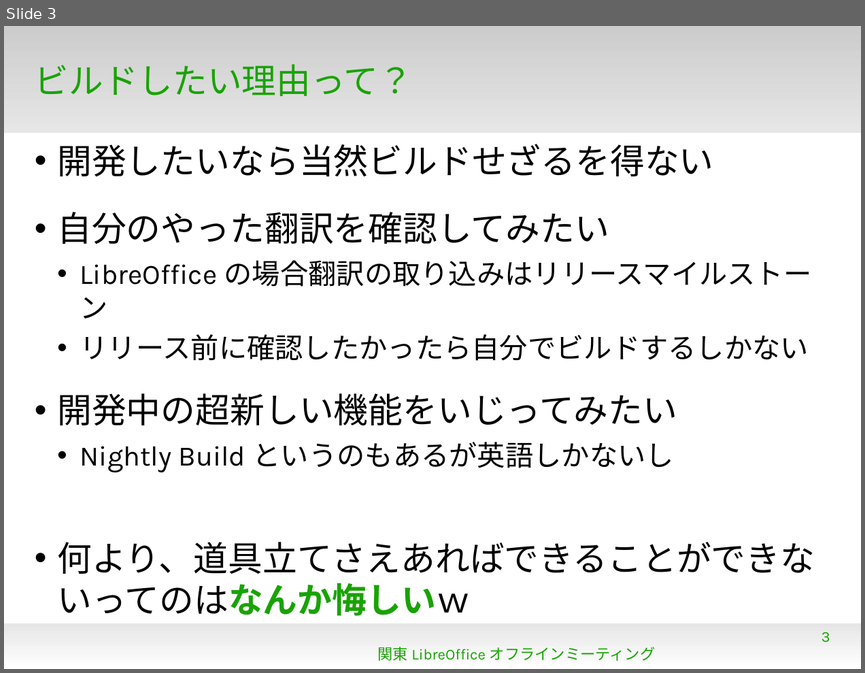
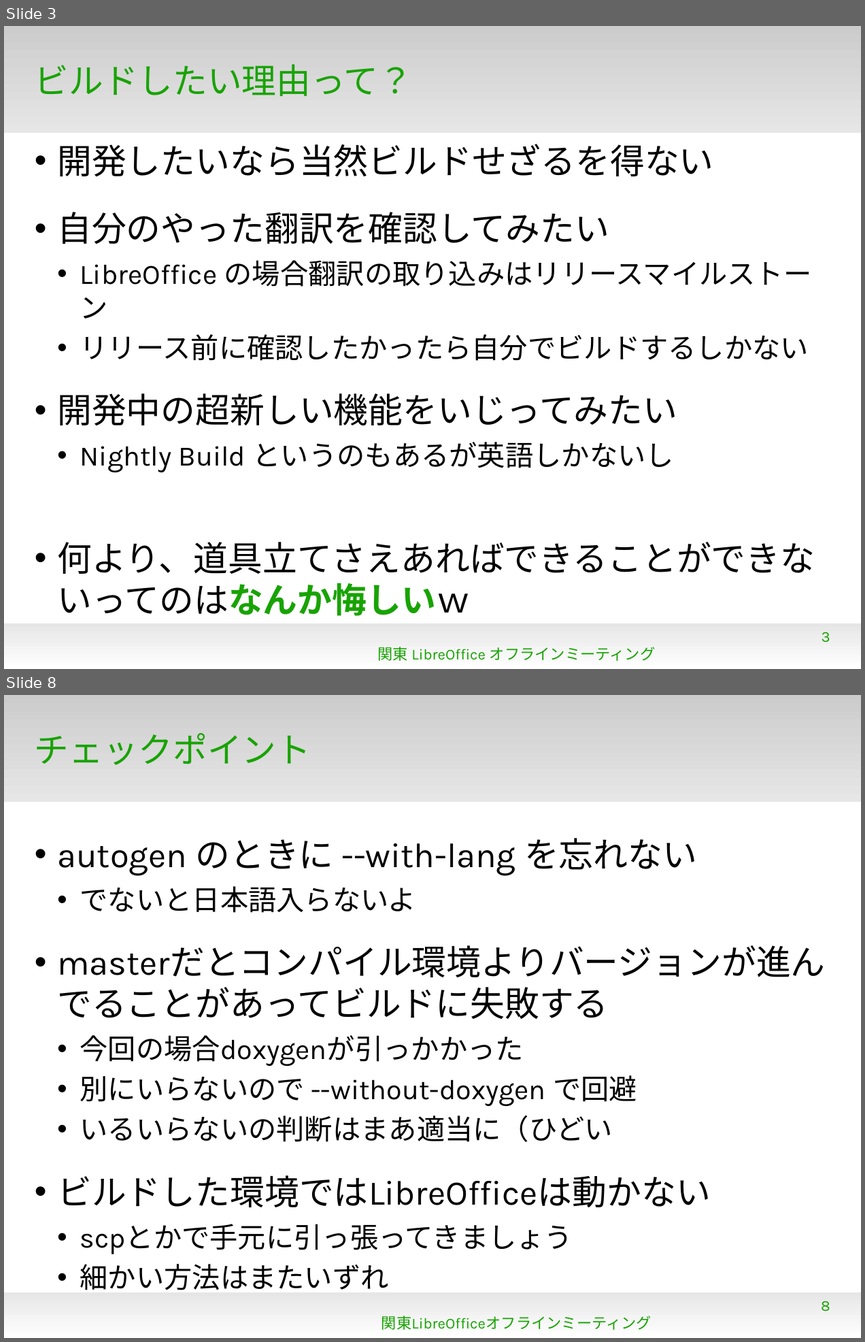
Before and after one commit to naruoga/KantoLibreOffice, a slide deck: Sep2013/BuildLinuxBasic.odp. Shown one above the other, each under a label of ours: slide 3 before the commit, slides 3 and 8 after it; the slides between them are not shown. The pictures are 865x673 and 865x1342 pixels, drawn with LibreOffice and Linux fonts; fonts in the diff are those of the drawing; background and template pictures are left out. Boxes give left, top, right and bottom in pixels: in the first picture for what was removed or moved away, otherwise in the second. Text is boxed around its words. In the diff, an @@ line names an element or a change of style, - is before the commit and + after.

```diff
--- a/Sep2013/BuildLinuxBasic.odp
+++ b/Sep2013/BuildLinuxBasic.odp
@@ slide 8 added at (4, 695, 861, 1338), background #FFFFFF; not listed: 2 template elements that a slide beside it also shows @@
@@ title added at (35, 733, 311, 765), 32 pt, text #18A303 @@
+チェックポイント
@@ text added at (57, 838, 711, 1290), 26 pt, text #000000 @@
+• autogen のときに --with-lang を忘れない
+  • でないと日本語入らないよ
+• masterだとコンパイル環境よりバージョンが進んでることがあってビルドに失敗する
+  • 今回の場合doxygenが引っかかった
+  • 別にいらないので --without-doxygen で回避
+  • いるいらないの判断はまあ適当に（ひどい
+• ビルドした環境ではLibreOfficeは動かない
+  • scpとかで手元に引っ張ってきましょう
+  • 細かい方法はまたいずれ
@@ page number added at (821, 1301, 830, 1311), 14 pt, text #18A303 @@
+8
@@ text added at (381, 1315, 651, 1329), 14 pt, text #18A303 @@
+関東LibreOfficeオフラインミーティング
```
Also in this commit, not shown: 2 slides changed, 4 other slides added, 3 other files.
